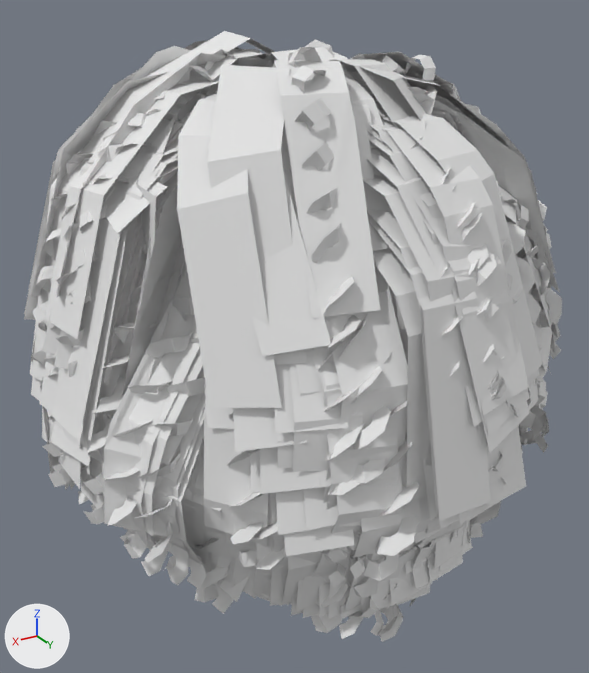
One commit to the FBX model Assets/Models/Characters/Engineer/HairVersion4.fbx: the scene before it, then after it.
The view is the same before and after, from a 50 mm camera at (0.259, 0.43, 1.786) aimed at (0.016, 0.025, 1.583). Lighting does not change. The marker at lower left points along +X, +Y and +Z. Vertices at the same position are counted once.

The scene before the commit, as lines of its bpy script (objects in view):
```python
me_mesh_044 = bpy.data.meshes.new('Mesh.044')
me_mesh_044.from_pydata(...)  # 23373 vertices, 6987 faces; spans x -0.175..0.168, y -0.162..0.138, z -0.165..0.168
me_mesh_044.materials.append(mat_engineerbodyfade)  # white #e7e7e7
ob_hairversion4 = bpy.data.objects.new('HairVersion4', me_mesh_044)
ob_hairversion4.location = (0.0066, 0.0378, 1.5938)
```
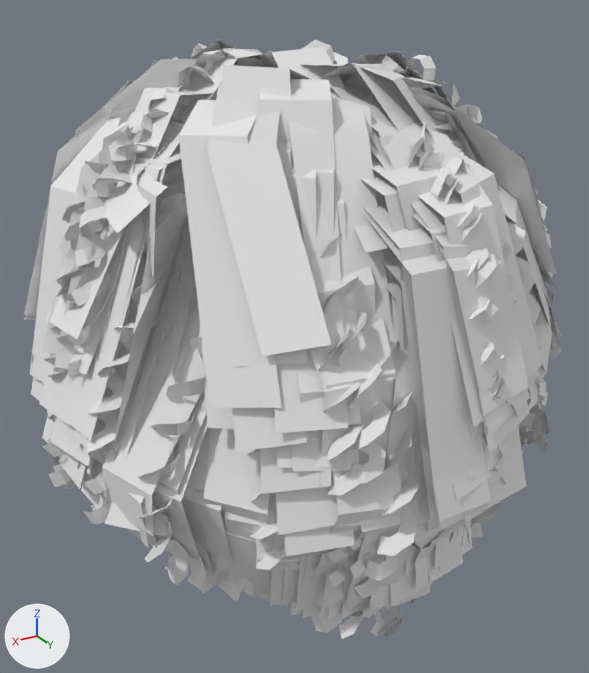
Edits to the scene script, one JSON object a line:
```json
{"block": "me_mesh_044", "where": "# used by ob_hairversion4; location = (0.0066, 0.0378, 1.5938)"}
{"op": "remove", "block": "me_mesh_044", "code": "me_mesh_044.from_pydata(...)  # 23373 vertices, 6987 faces; spans x -0.175..0.168, y -0.162..0.138, z -0.165..0.168"}
{"op": "add", "block": "me_mesh_044", "code": "me_mesh_044.from_pydata(...)  # 17332 vertices, 4982 faces; spans x -0.173..0.168, y -0.162..0.138, z -0.165..0.163"}
{"block": "me_mesh_044", "change": "me_mesh_044 part 1: 169 loose pieces with 4556 vertices, spanning x -0.175..0.164, y -0.147..0.138, z -0.158..0.168, are deleted"}
{"block": "me_mesh_044", "change": "me_mesh_044 part 2: 5 vertices moved within x 0.013..0.122, y -0.057..0.108, z -0.099..-0.046; 1493 vertices removed from x -0.156..0.161, y -0.159..0.125, z -0.159..0.162; 8 vertices added at x -0.04..0.124, y -0.127..0.06, z -0.023..0.12"}
```

Changed parts and their boxes [x1, y1, x2, y2] in the pictures (589 x 673 px):
```json
{"object": "HairVersion4", "change": "reshaped", "before": [24, 31, 562, 642], "after": [24, 39, 561, 639]}
{"part": 1, "of": "me_mesh_044", "change": "deleted", "before": [28, 31, 562, 614]}
{"part": 2, "of": "me_mesh_044", "change": "cut back", "before": [24, 40, 560, 642], "after": [105, 129, 493, 537]}
```
